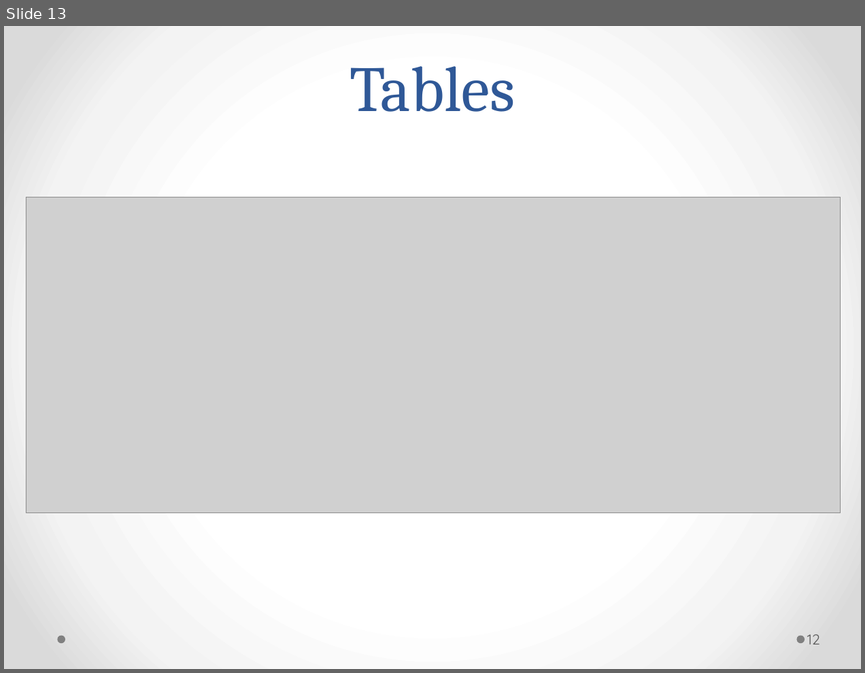
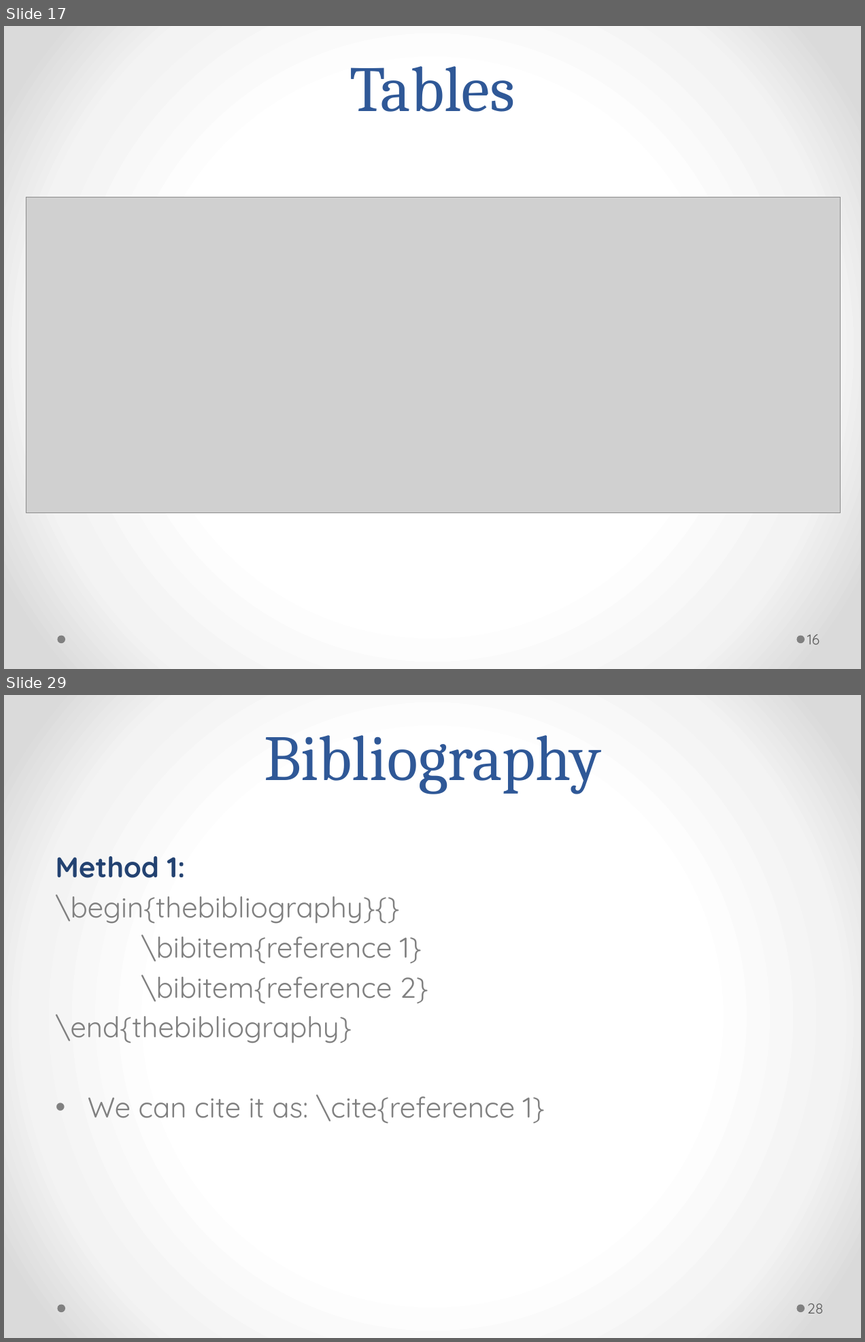
Before and after one commit to Andromedanita/Latex_workshop, a slide deck: Mine.pptx. Shown one above the other, each under a label of ours: slide 13 before the commit, slides 17 and 29 after it; the slides between them are not shown. The pictures are 865x673 and 865x1342 pixels, drawn with LibreOffice and Linux fonts; fonts in the diff are those of the drawing; grey boxes stand for pictures. Boxes give left, top, right and bottom in pixels: in the first picture for what was removed or moved away, otherwise in the second. Text is boxed around its words. In the diff, an @@ line names an element or a change of style, - is before the commit and + after.

```diff
--- a/Mine.pptx
+++ b/Mine.pptx
@@ slide 29 added at <box>4,695,861,1338</box>, background gradient #FFFFFF to #F4F4F4 to #DADADA; not listed: 2 template elements that a slide beside it also shows @@
@@ title added at <box>264,735,601,794</box>, 54 pt, text #2F5897 @@
+Bibliography
@@ text added at <box>56,856,545,1123</box>, 24 pt, text #808080 @@
+Method 1:
+\begin{thebibliography}{}
+\bibitem{reference 1}
+\bibitem{reference 2}
+\end{thebibliography}
+• We can cite it as: \cite{reference 1}
@@ page number added at <box>807,1303,823,1313</box>, 12 pt, text #595959 @@
+28
@@ what was slide 13 is now slide 17 @@
@@ page number at <box>807,634,819,644</box>: text changed @@
-12
+16
```
Also in this commit, not shown: 5 slides changed, 14 other slides added.
